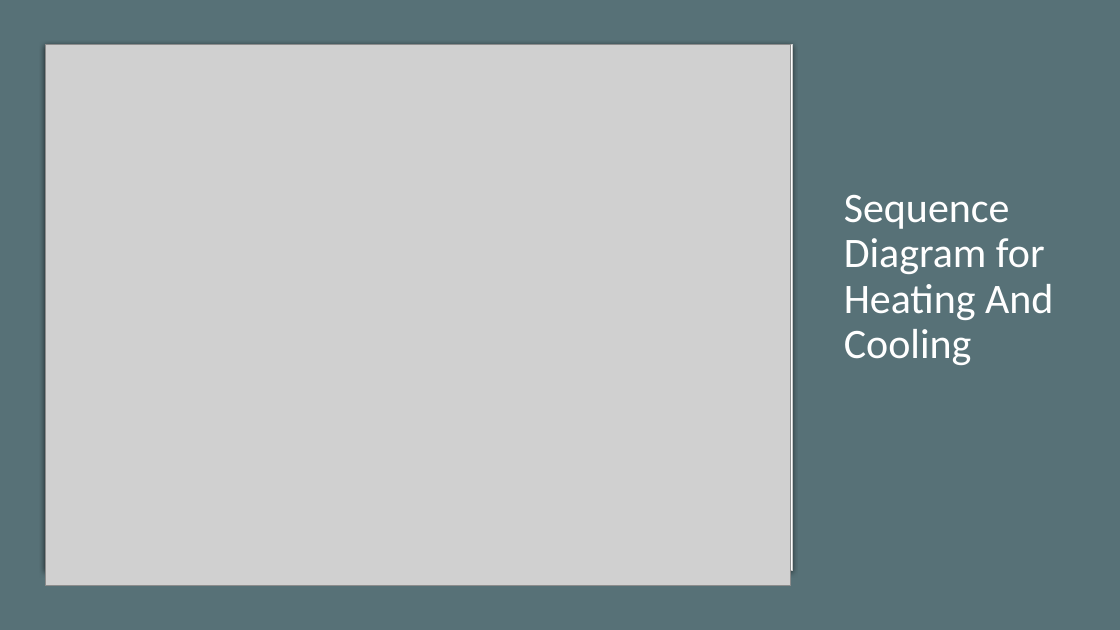
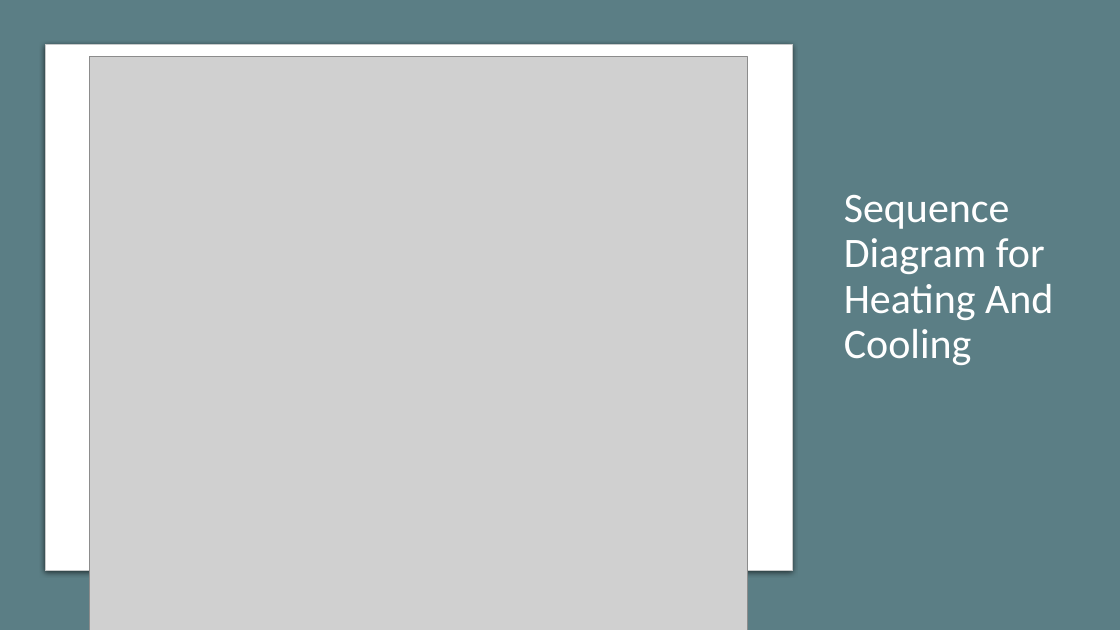
Before and after one commit to Microcontroller-Team-1/winter20-21, a slide deck: slide 9 of Project_Week_7&8/Precise Analysis.pptx. Drawn at 1120x630 pixels with LibreOffice and Linux fonts; fonts in the diff are those of the drawing; grey boxes stand for pictures. Boxes give left, top, right and bottom in pixels: in the first picture for what was removed or moved away, otherwise in the second. Text is boxed around its words. In the diff, an @@ line names an element or a change of style, - is before the commit and + after.

```diff
--- a/Project_Week_7&8/Precise Analysis.pptx
+++ b/Project_Week_7&8/Precise Analysis.pptx
@@ rectangle at box(0, 0, 1120, 630): fill #577177 to #5B7E85 @@
@@ picture: place and size @@
-picture at box(45, 45, 791, 586)
+picture at box(90, 57, 748, 630)
```
Also in this commit, not shown: 2 other slides changed.
